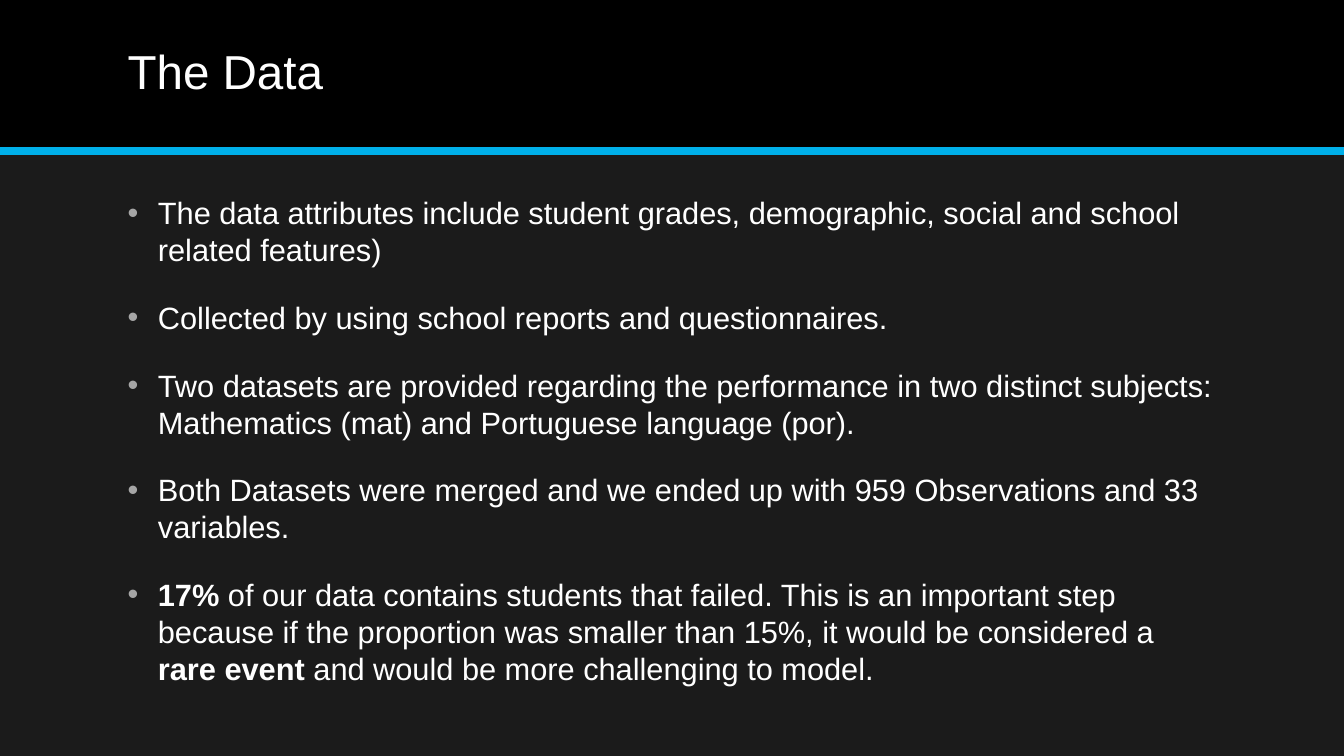
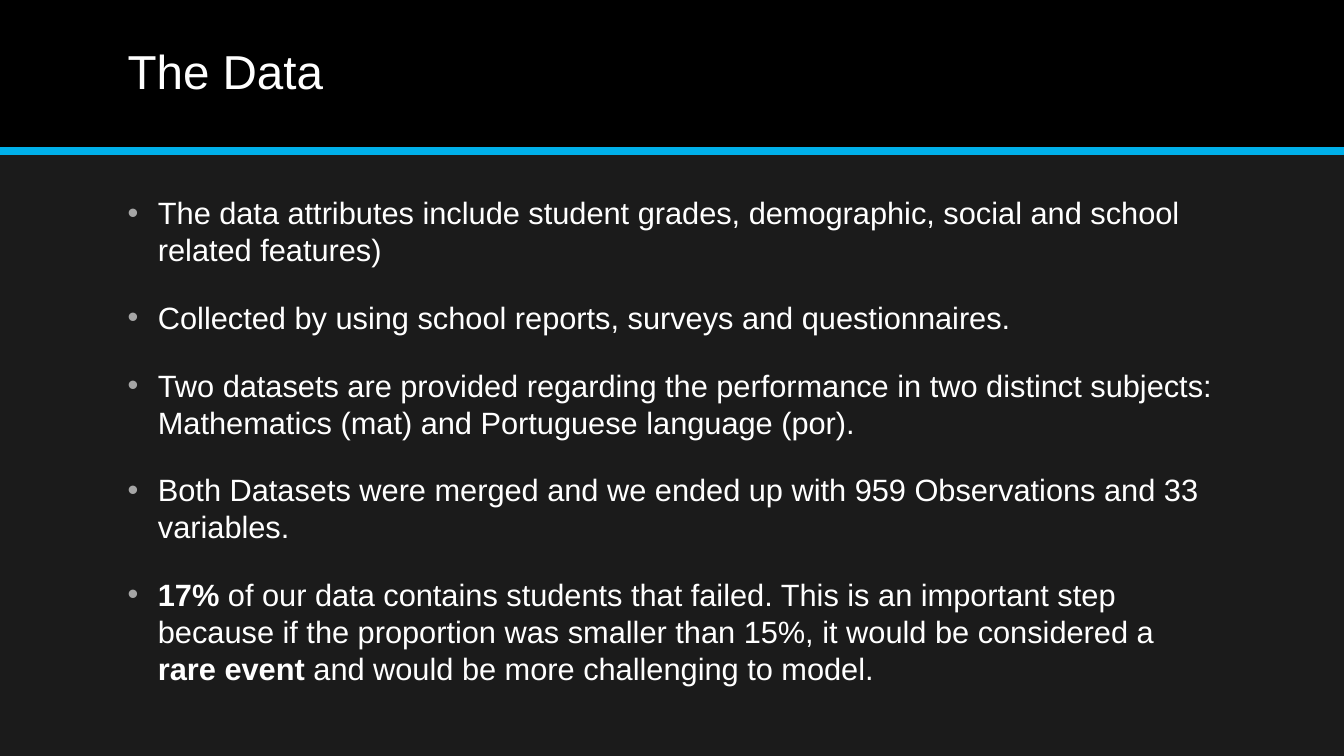
Before and after one commit to aajunwa/capstone, a slide deck: slide 4 of Student Alcohol Consumption Data Science Project.pptx (slide 3 before the commit). Drawn at 1344x756 pixels with LibreOffice and Linux fonts; fonts in the diff are those of the drawing. Boxes give left, top, right and bottom in pixels: in the first picture for what was removed or moved away, otherwise in the second. Text is boxed around its words. In the diff, an @@ line names an element or a change of style, - is before the commit and + after.

```diff
--- a/Student Alcohol Consumption Data Science Project.pptx
+++ b/Student Alcohol Consumption Data Science Project.pptx
@@ text at (158, 306, 1010, 335): text changed @@
-• Collected by using school reports and questionnaires.
+• Collected by using school reports, surveys and questionnaires.
```
Also in this commit, not shown: 16 other slides changed, 3 slides added, 3 slides removed, 2 other files.
